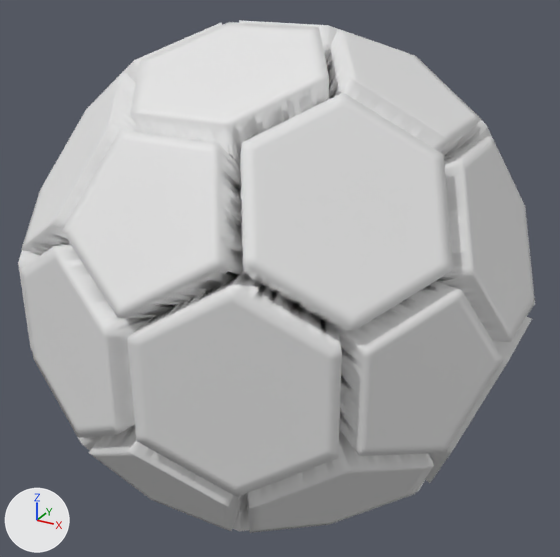
The glTF model static/models/football/base.glb as it was, and as the next commit left it.
One viewpoint serves both versions: a 50 mm lens placed at (1.489, -3.748, 1.565), pointed at (0.002, -1.043, 0.212). Arrows for +X, +Y and +Z are at lower left; the lights stay in place. Vertices at the same position are counted once.

Names of what the first picture shows: 'footballWhite'.
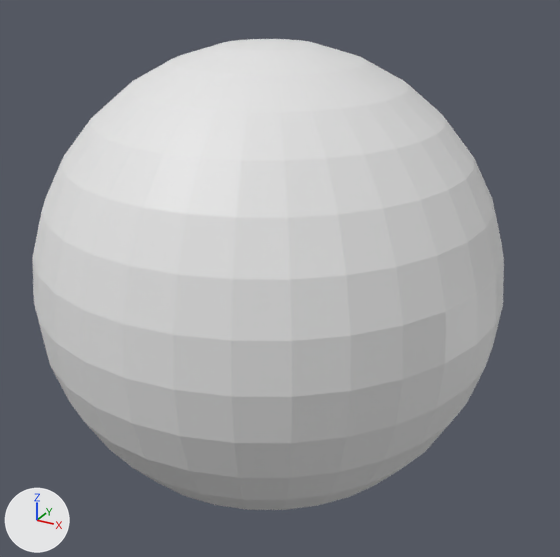
Edits to the bpy script that builds the scene:
```text
Change me_solid_001:
    used by ob_footballwhite; location = (-0.006, -1.048, 0.224); scale = (0.989, 0.989, 0.989)
    remove me_solid_001.from_pydata(...)  # 14582 vertices, 31940 faces; spans x -1.06..1.06, y -1.06..1.06, z -1.06..1.06
    add me_solid_001.from_pydata(...)  # 482 vertices, 960 faces; spans x -1.0..1.0, y -1.0..1.0, z -1.0..1.0
    me_solid_001 part 1: 14582 vertices removed from x -1.06..1.06, y -1.06..1.06, z -1.06..1.06; 482 vertices added at x -1.0..1.0, y -1.0..1.0, z -1.0..1.0, forming a UV sphere (32 segments, 16 rings, poles along z)
Change ob_footballwhite:
    ob_footballwhite.scale: (0.989, 0.989, 0.989) -> (1.0, 1.0, 1.0)
    ob_footballwhite.location: (-0.006, -1.048, 0.224) -> (-0.071, -1.008, 0.2)
```

Pixel boxes (x1, y1, x2, y2) of what changed, in the pictures (560 x 557 px):
'footballWhite', reshaped, moved, rescaled (9% narrower, 8% shorter)
    before: (18, 20, 535, 533)
    after: (33, 39, 504, 510)
